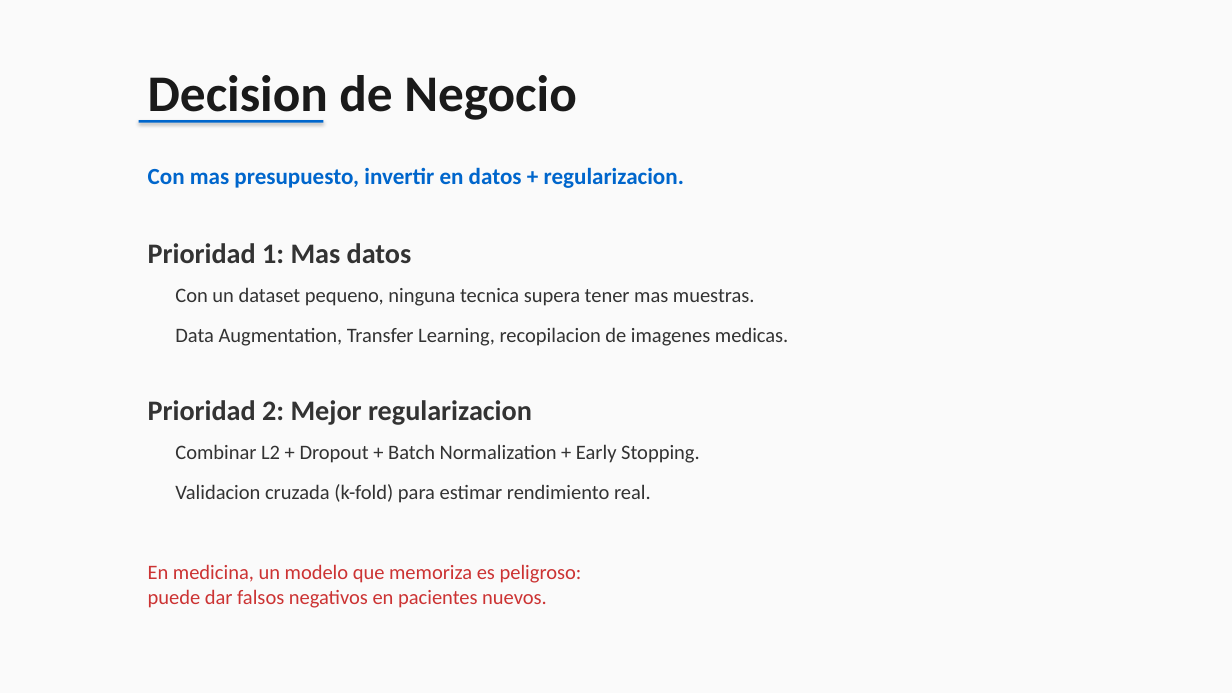
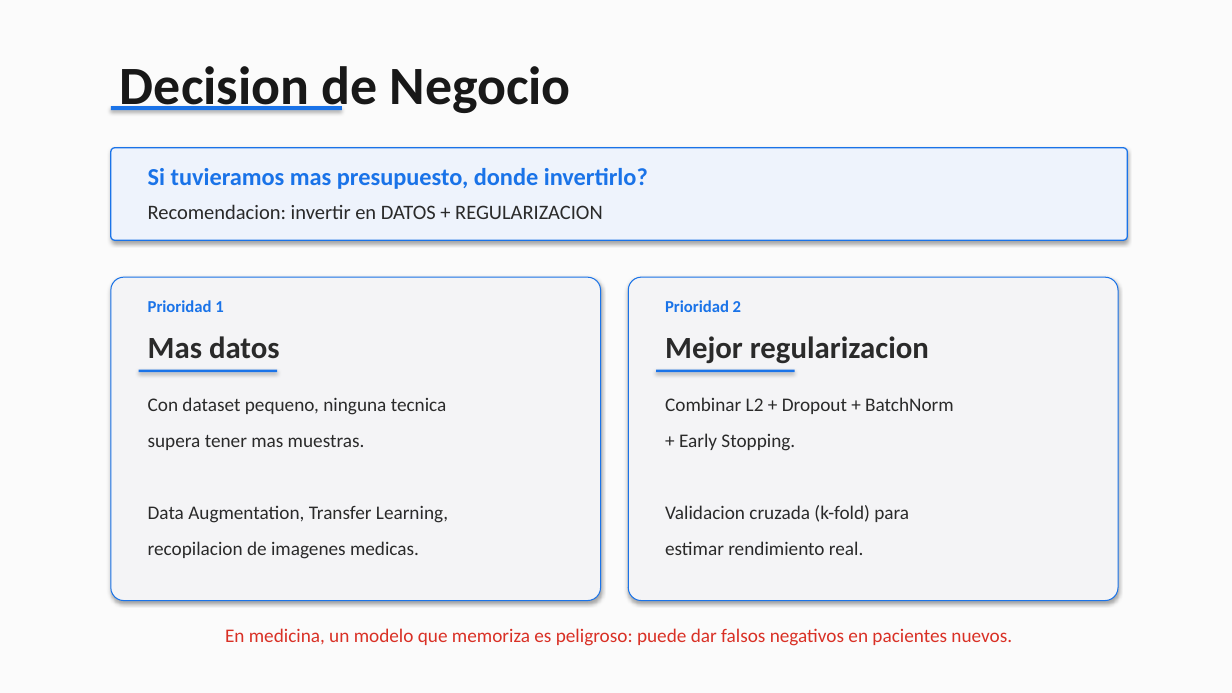
Before and after one commit to Xamplix/proyecto, a slide deck: slide 7 of Grupo7_La_Memoria_de_Pez.pptx. Drawn at 1232x693 pixels with LibreOffice and Linux fonts; fonts in the diff are those of the drawing. Boxes give left, top, right and bottom in pixels: in the first picture for what was removed or moved away, otherwise in the second. Text is boxed around its words. In the diff, an @@ line names an element or a change of style, - is before the commit and + after.

```diff
--- a/Grupo7_La_Memoria_de_Pez.pptx
+++ b/Grupo7_La_Memoria_de_Pez.pptx
@@ background #FAFAFA to #FBFBFB @@
@@ text "Decision de Negocio": place and size @@
-text "Decision de Negocio" at [148,75,577,123]
+text "Decision de Negocio" at [120,66,571,113]
@@ text "Decision de Negocio" at [120,66,571,113]: size 40 to 42 pt, text colour #1A1A1A to #181818 @@
@@ rectangle: place and size @@
-rectangle at [139,120,323,123]
+rectangle at [111,106,342,110]
@@ rectangle at [111,106,342,110]: fill #0066CC to #1A73E8 @@
@@ rounded rectangle added at [111,148,1128,240], fill #EEF3FC, outline #1A73E8 1 pt @@
@@ text at [148,168,648,189]: text changed; size 22 to 19 pt; text colour #333333 to #1A73E8 @@
-Prioridad 1: Mas datos
+Si tuvieramos mas presupuesto, donde invertirlo?
@@ text at [148,204,603,219]: text changed; size 18 to 16 pt; text colour #0066CC to #2A2A2A; bold off @@
-Con mas presupuesto, invertir en datos + regularizacion.
+Recomendacion: invertir en DATOS + REGULARIZACION
@@ rounded rectangle added at [111,277,601,601], fill #F4F4F6, outline #1A73E8 0.8 pt @@
@@ rounded rectangle added at [628,277,1118,601], fill #F4F4F6, outline #1A73E8 0.8 pt @@
@@ text added at [148,300,223,312], 13 pt, text #1A73E8, bold @@
+Prioridad 1
@@ text at [665,300,741,312]: text changed; size 22 to 13 pt; text colour #333333 to #1A73E8 @@
-Prioridad 2: Mejor regularizacion
+Prioridad 2
@@ text added at [148,336,280,359], 24 pt, text #2A2A2A, bold @@
+Mas datos
@@ text added at [665,336,929,364], 24 pt, text #2A2A2A, bold @@
+Mejor regularizacion
@@ rectangle added at [139,370,277,372], fill #1A73E8 @@
@@ rectangle added at [656,370,795,372], fill #1A73E8 @@
@@ text at [148,397,448,559]: text changed; size 16 to 15 pt; text colour #333333 to #2A2A2A @@
-Con un dataset pequeno, ninguna tecnica supera tener mas muestras.
-Data Augmentation, Transfer Learning, recopilacion de imagenes medicas.
+Con dataset pequeno, ninguna tecnica
+supera tener mas muestras.
+Data Augmentation, Transfer Learning,
+recopilacion de imagenes medicas.
@@ text at [665,397,954,555]: text changed; size 16 to 15 pt; text colour #333333 to #2A2A2A @@
-Combinar L2 + Dropout + Batch Normalization + Early Stopping.
-Validacion cruzada (k-fold) para estimar rendimiento real.
+Combinar L2 + Dropout + BatchNorm
++ Early Stopping.
+Validacion cruzada (k-fold) para
+estimar rendimiento real.
@@ text "En medicina, un modelo que ...": place and size @@
-text "En medicina, un modelo que ..." at [148,564,582,608]
+text "En medicina, un modelo que ..." at [225,628,1012,646]
@@ text "En medicina, un modelo que ..." at [225,628,1012,646]: size 16 to 15 pt, text colour #CC3333 to #D93025; alignment left to centre @@
```
Also in this commit, not shown: 6 other slides changed, 2 slides added, 2 slides removed, 1 other file.
